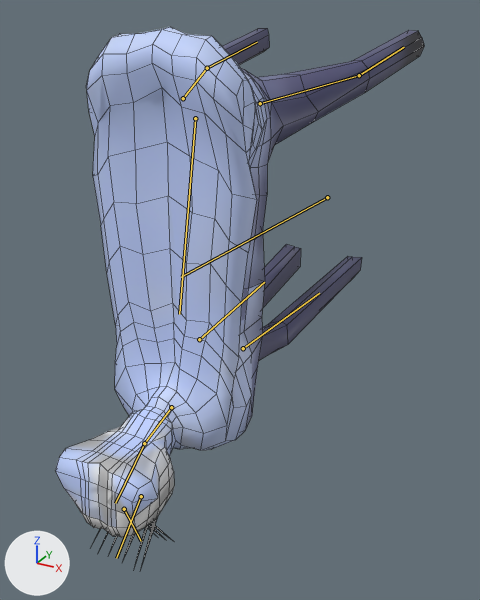
A saved change to the FBX model EmodiaQuest/EmodiaQuest/EmodiaQuestContent/fbxContent/enemies/Monster1/Monster1run.fbx.
The view is the same before and after, from a 50 mm camera at (0.0144, -0.0372, 0.0106) aimed at (0.0003, -0.0115, -0.0023). The lights are fixed; the arrows at lower left show +X, +Y and +Z. The bones that bend it are drawn over the model as lines. Mesh edges are drawn as thin lines.
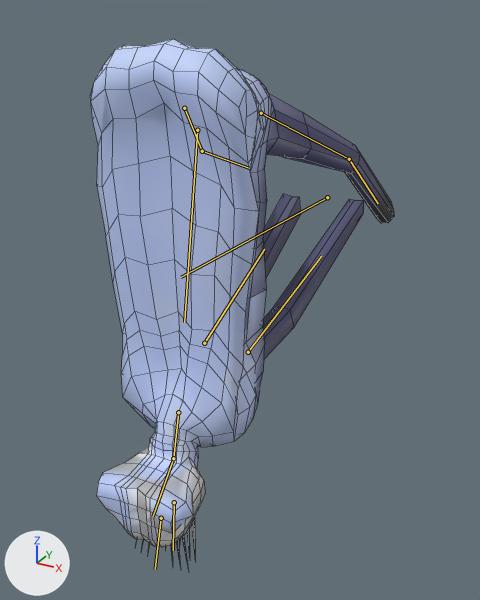
The newer file adds an action. The first version stands in its rest pose; the second is drawn at frame 22 of the action 'Run'.

Where the change shows, as pixel boxes [x1, y1, x2, y2] in the pictures (480 x 600 px):
'Cube', posed (18% narrower)
    before: [55, 27, 424, 567]
    after: [90, 39, 394, 567]
bone 'MainBone', root to tip
    before: (195, 118) to (179, 314)
    after: (197, 130) to (184, 322)
bone 'Leg_Back_L', root to tip
    before: (260, 103) to (359, 75)
    after: (261, 113) to (349, 159)
bone 'Foot_Back_L', root to tip
    before: (359, 75) to (404, 47)
    after: (349, 159) to (378, 203)
bone 'Leg_Back_R', root to tip
    before: (183, 98) to (207, 68)
    after: (184, 108) to (202, 151)
bone 'Foot_Back_R', root to tip
    before: (207, 68) to (257, 42)
    after: (202, 151) to (249, 168)
bone 'Neck', root to tip
    before: (171, 407) to (144, 443)
    after: (178, 412) to (173, 458)
bone 'Head', root to tip
    before: (144, 443) to (115, 503)
    after: (173, 458) to (153, 516)
bone 'Tooth_Upper', root to tip
    before: (141, 496) to (116, 558)
    after: (174, 502) to (173, 550)
bone 'Tooth_Lower', root to tip
    before: (124, 509) to (141, 541)
    after: (161, 518) to (155, 569)
bone 'Leg_Front_R', root to tip
    before: (199, 339) to (264, 282)
    after: (204, 343) to (264, 249)
bone 'Leg_Front_L', root to tip
    before: (243, 348) to (319, 293)
    after: (248, 352) to (321, 256)

What changed in the scene script:
```text
Change bone_mainbone:
    where bone_mainbone = bpy.data.objects['Armature'].pose.bones['MainBone']  # child of 'Armature'
    bone_mainbone.location: (0.0, 0.0, 0.0) -> (0.0, 0.043, 0.021)
    bone_mainbone.rotation_quaternion: (1.0, 0.0, 0.0, 0.0) -> (1.0, 0.017, 0.0, 0.0)  # degrees (0, 0, 0) -> degrees (2, 0, 0)
Change bone_leg_back_l:
    where bone_leg_back_l = bpy.data.objects['Armature'].pose.bones['Leg_Back_L']  # child of 'MainBone'
    bone_leg_back_l.rotation_quaternion: (1.0, 0.0, 0.0, 0.0) -> (0.946, 0.299, -0.122, -0.02)  # degrees (0, 0, 0) -> degrees (36, -13, -6)
Change bone_foot_back_l:
    where bone_foot_back_l = bpy.data.objects['Armature'].pose.bones['Foot_Back_L']  # child of 'Leg_Back_L'
    bone_foot_back_l.rotation_quaternion: (1.0, 0.0, 0.0, 0.0) -> (0.998, -0.067, 0.011, 0.01)  # degrees (0, 0, 0) -> degrees (-8, 1, 1)
Change bone_leg_back_r:
    where bone_leg_back_r = bpy.data.objects['Armature'].pose.bones['Leg_Back_R']  # child of 'MainBone'
    bone_leg_back_r.rotation_quaternion: (1.0, 0.0, 0.0, 0.0) -> (0.939, 0.321, 0.126, 0.016)  # degrees (0, 0, 0) -> degrees (38, 13, 7)
Change bone_foot_back_r:
    where bone_foot_back_r = bpy.data.objects['Armature'].pose.bones['Foot_Back_R']  # child of 'Leg_Back_R'
    bone_foot_back_r.rotation_quaternion: (1.0, 0.0, 0.0, 0.0) -> (0.997, -0.081, -0.004, -0.001)  # degrees (0, 0, 0) -> degrees (-9, 0, 0)
Change bone_neck:
    where bone_neck = bpy.data.objects['Armature'].pose.bones['Neck']  # child of 'MainBone'
    bone_neck.rotation_quaternion: (1.0, 0.0, 0.0, 0.0) -> (0.891, 0.454, -0.003, -0.019)  # degrees (0, 0, 0) -> degrees (54, 1, -2)
Change bone_head:
    where bone_head = bpy.data.objects['Armature'].pose.bones['Head']  # child of 'Neck'
    bone_head.rotation_quaternion: (1.0, 0.0, 0.0, 0.0) -> (0.917, -0.399, -0.009, 0.013)  # degrees (0, 0, 0) -> degrees (-47, 0, 2)
Change bone_tooth_upper:
    where bone_tooth_upper = bpy.data.objects['Armature'].pose.bones['Tooth_Upper']  # child of 'Head'
    bone_tooth_upper.rotation_quaternion: (1.0, 0.0, 0.0, 0.0) -> (0.969, 0.248, 0.004, -0.009)  # degrees (0, 0, 0) -> degrees (29, 1, -1)
Change bone_tooth_lower:
    where bone_tooth_lower = bpy.data.objects['Armature'].pose.bones['Tooth_Lower']  # child of 'Head'
    bone_tooth_lower.rotation_quaternion: (1.0, 0.0, 0.0, 0.0) -> (0.933, -0.36, 0.009, 0.011)  # degrees (0, 0, 0) -> degrees (-42, 1, 1)
Change bone_leg_front_r:
    where bone_leg_front_r = bpy.data.objects['Armature'].pose.bones['Leg_Front_R']  # child of 'MainBone'
    bone_leg_front_r.rotation_quaternion: (1.0, 0.0, 0.0, 0.0) -> (0.99, 0.137, -0.006, 0.004)  # degrees (0, 0, 0) -> degrees (16, -1, 0)
Change bone_leg_front_l:
    where bone_leg_front_l = bpy.data.objects['Armature'].pose.bones['Leg_Front_L']  # child of 'MainBone'
    bone_leg_front_l.rotation_quaternion: (1.0, 0.0, 0.0, 0.0) -> (0.989, -0.149, 0.011, 0.0)  # degrees (0, 0, 0) -> degrees (-17, 1, 0)
```
